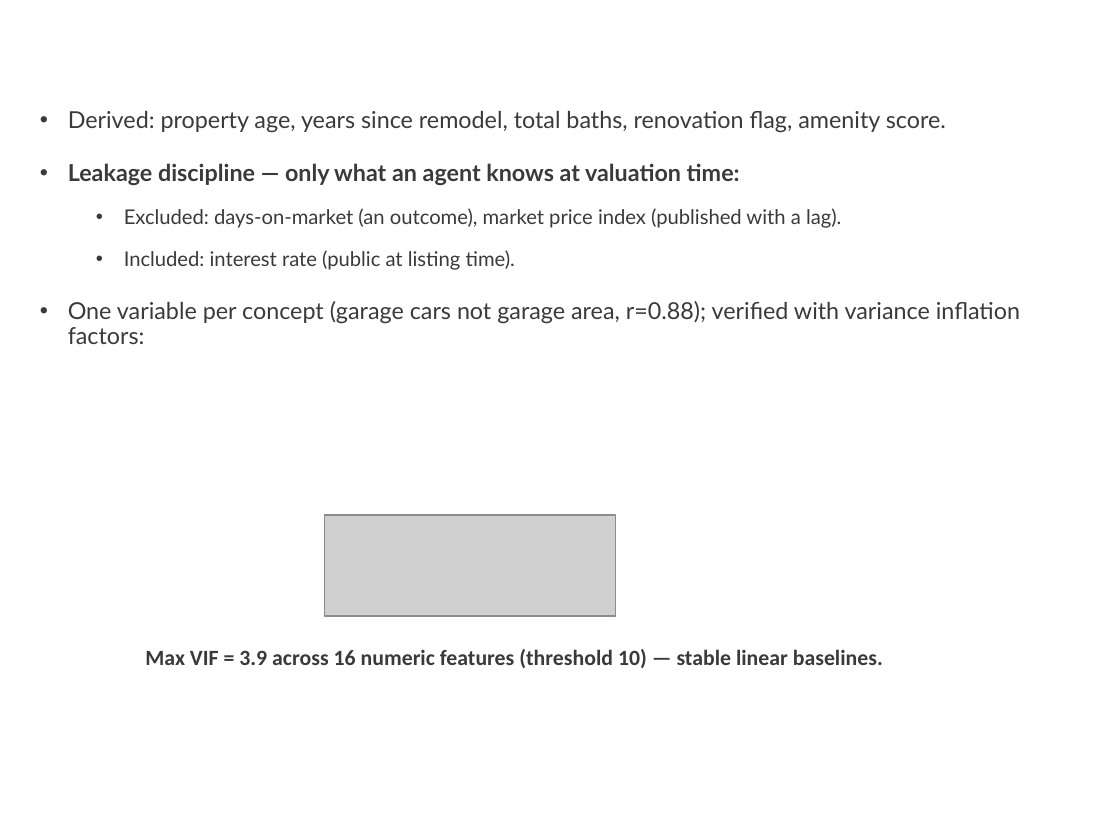
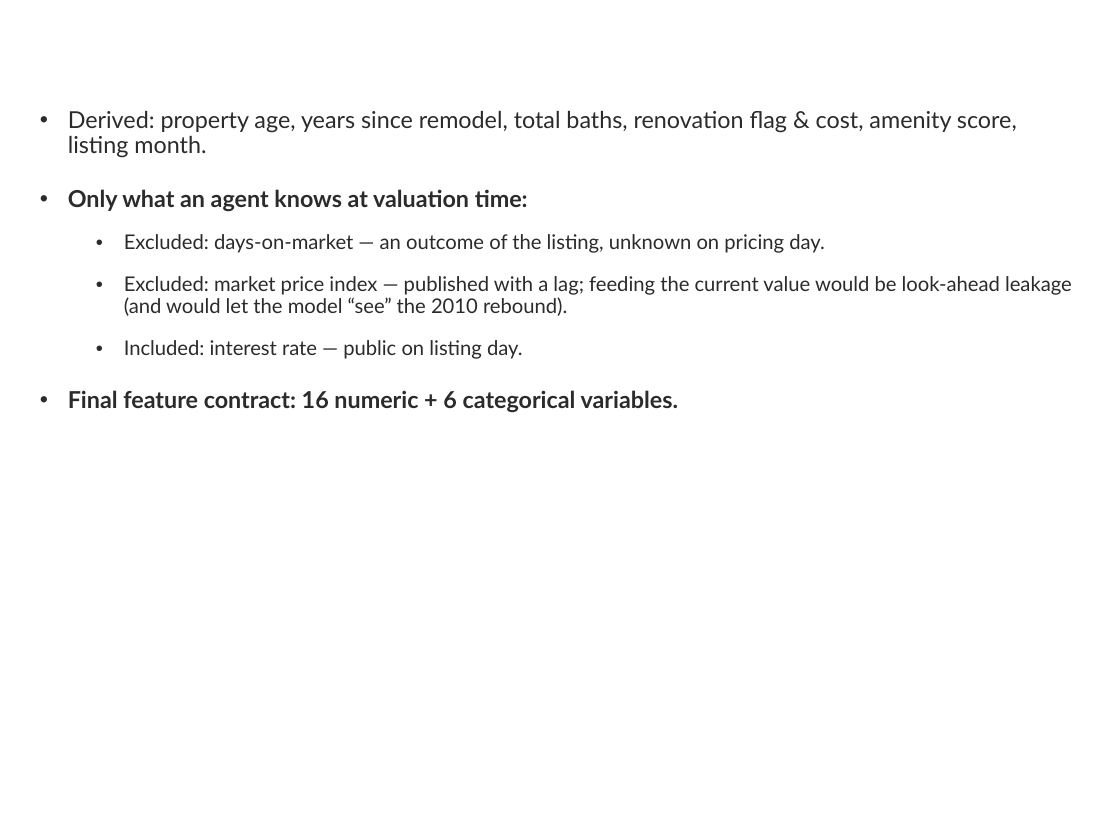
Before and after one commit to ducnt3/house-price-analytics, a slide deck: slide 13 of reports/hust-house-price-slides.pptx (slide 7 before the commit). Drawn at 1120x840 pixels with LibreOffice and Linux fonts; fonts in the diff are those of the drawing; grey boxes stand for pictures; background and template pictures are left out. Boxes give left, top, right and bottom in pixels: in the first picture for what was removed or moved away, otherwise in the second. Text is boxed around its words. In the diff, an @@ line names an element or a change of style, - is before the commit and + after.

Commit message:
docs: expand slide deck to 22 slides with LaTeX-typeset formulas
- Cover lists all members with student IDs
- Formulas re-rendered in Computer Modern (classic LaTeX typeface);
  multi-line formulas split into single-line images so nothing collides
- New slides: agenda, injected-imperfections table, four EDA slides using
  all figures, residual analysis, model-choice rationale, conformal
  calibration walkthrough, monitoring design + results, app screenshot
  on the demo slide

```diff
--- a/reports/hust-house-price-slides.pptx
+++ b/reports/hust-house-price-slides.pptx
@@ text at [68, 111, 1072, 413]: text changed; size 15 to 13 pt; text colour #3A3A3A to #2B2B2B @@
-• Derived: property age, years since remodel, total baths, renovation flag, amenity score.
-• Leakage discipline — only what an agent knows at valuation time:
-  • Excluded: days-on-market (an outcome), market price index (published with a lag).
-  • Included: interest rate (public at listing time).
-• One variable per concept (garage cars not garage area, r=0.88); verified with variance inflation factors:
+• Derived: property age, years since remodel, total baths, renovation flag & cost, amenity score, listing month.
+• Only what an agent knows at valuation time:
+  • Excluded: days-on-market — an outcome of the listing, unknown on pricing day.
+  • Excluded: market price index — published with a lag; feeding the current value would be look-ahead leakage (and would let the model “see” the 2010 rebound).
+  • Included: interest rate — public on listing day.
+• Final feature contract: 16 numeric + 6 categorical variables.
@@ title at [123, 391, 198, 408]: text changed @@
-Feature engineering & multicollinearity
+Feature engineering & leakage discipline
@@ picture removed at [325, 515, 616, 616] @@
@@ text removed at [145, 649, 883, 668] @@
-Max VIF = 3.9 across 16 numeric features (threshold 10) — stable linear baselines.
```
Also in this commit, not shown: 11 other slides changed, 10 slides added, 1 slide removed, 13 other files.
